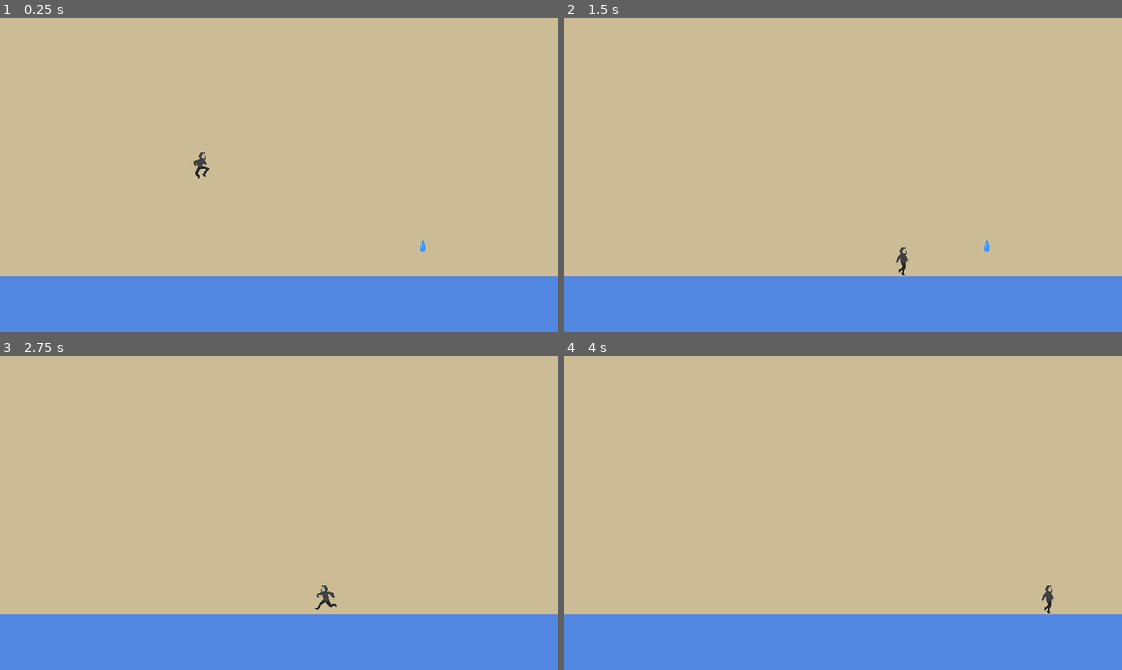
Above: before the commit, frames 1-4 (two rows, left to right).
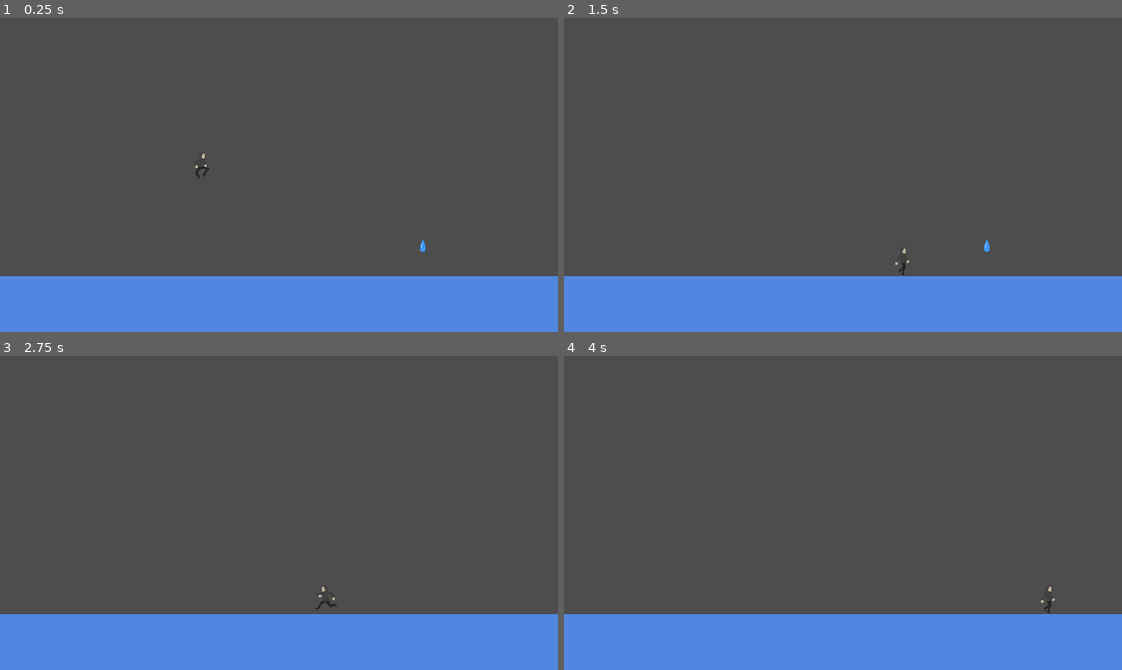
Above: after the commit, the same moments.

Repository: Aterlone/MasseyGameJam
Game: Godot game, scene res://main.tscn
The game is run twice, just before and just after one commit, with the same random seed, the same clock (stepped at 60 frames per second) and the same inputs.
Inputs:
- Up to frame 1 (0.25 s): no input
- Up to frame 2 (1.5 s): hold Right (ui_right) from 0.53 s (still down); tap Up (ui_up) at 0.77 s
- Up to frame 3 (2.75 s): tap Up (ui_up) at 1.52 s; release Right (ui_right) at 2.03 s; hold Left (ui_left) from 2.03 s (still down)
- Up to frame 4 (4 s): release Left (ui_left) at 2.78 s; hold Right (ui_right) from 2.78 s (still down); tap Up (ui_up) at 3.02, 3.77 s

The runs differ from the first frame. In frame 1, 82% of the frame differs, in the area x 0-100%, y 0-83%; in frame 2, 82%; in frame 3, 82%; in frame 4, 82%.

Commit message:
added change

Diff:
--- /dev/null
+++ b/house_1.tscn
@@ -0,0 +1,19 @@
+[gd_scene load_steps=2 format=3 uid="uid://bumr1as6ubt52"]
+
+[sub_resource type="RectangleShape2D" id="RectangleShape2D_s75sy"]
+size = Vector2(1209, 66)
+
+[node name="house_1" type="Node2D"]
+
+[node name="ColorRect2" type="ColorRect" parent="."]
+offset_left = -48.0
+offset_top = 296.0
+offset_right = 1120.0
+offset_bottom = 984.0
+color = Color(0.322237, 0.527376, 0.879988, 1)
+
+[node name="StaticBody2D" type="StaticBody2D" parent="."]
+
+[node name="CollisionShape2D" type="CollisionShape2D" parent="StaticBody2D"]
+position = Vector2(528, 328)
+shape = SubResource("RectangleShape2D_s75sy")
--- a/main.tscn
+++ b/main.tscn
@@ -1,37 +1,17 @@
 [gd_scene load_steps=4 format=3 uid="uid://n6u7lr0nc7i6"]
 
+[ext_resource type="PackedScene" uid="uid://bh727cbn7ma3w" path="res://level_1.tscn" id="1_h2yge"]
 [ext_resource type="PackedScene" uid="uid://chs0nv8r8ro0j" path="res://player/player.tscn" id="1_ig7tw"]
 [ext_resource type="PackedScene" uid="uid://dusrftt1q7hkb" path="res://objects/waterdrop.tscn" id="2_0xm2m"]
 
-[sub_resource type="RectangleShape2D" id="RectangleShape2D_0xm2m"]
-size = Vector2(1209, 66)
-
 [node name="Main" type="Node2D"]
 
-[node name="ColorRect" type="ColorRect" parent="."]
-offset_left = -8.0
-offset_top = -24.0
-offset_right = 1160.0
-offset_bottom = 664.0
-color = Color(0.799238, 0.737322, 0.582925, 1)
+[node name="AreaContainer" type="Node2D" parent="."]
 
-[node name="ColorRect2" type="ColorRect" parent="."]
-offset_left = -48.0
-offset_top = 296.0
-offset_right = 1120.0
-offset_bottom = 984.0
-color = Color(0.322237, 0.527376, 0.879988, 1)
-
-[node name="StaticBody2D" type="StaticBody2D" parent="."]
-
-[node name="CollisionShape2D" type="CollisionShape2D" parent="StaticBody2D"]
-position = Vector2(528, 328)
-shape = SubResource("RectangleShape2D_0xm2m")
+[node name="level1" parent="AreaContainer" instance=ExtResource("1_h2yge")]
 
 [node name="Player" parent="." instance=ExtResource("1_ig7tw")]
 position = Vector2(232, 160)
 
 [node name="Waterdrop" parent="." instance=ExtResource("2_0xm2m")]
 position = Vector2(485, 262)
-
-[node name="AreaContainer" type="Node2D" parent="."]
--- a/player/player.gd
+++ b/player/player.gd
@@ -88,6 +88,14 @@
 		button_jump += 1
 	else:
 		button_jump = 0
+
+	var area_container = get_tree().get_root().get_node("Main/AreaContainer")
+	if area_container and not area_container.has_node("house_1"):
+		var house_scene = preload("res://house_1.tscn")
+		var house_instance = house_scene.instantiate()
+
+		area_container.add_child(house_instance)
+		area_container.get_child(0).queue_free()
 
 
 func movement_x():
